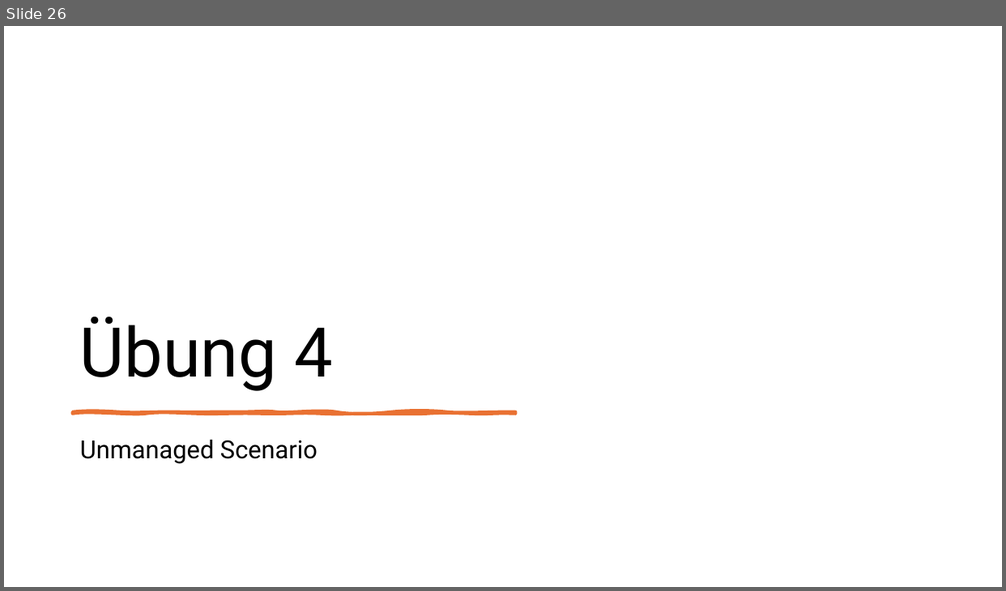
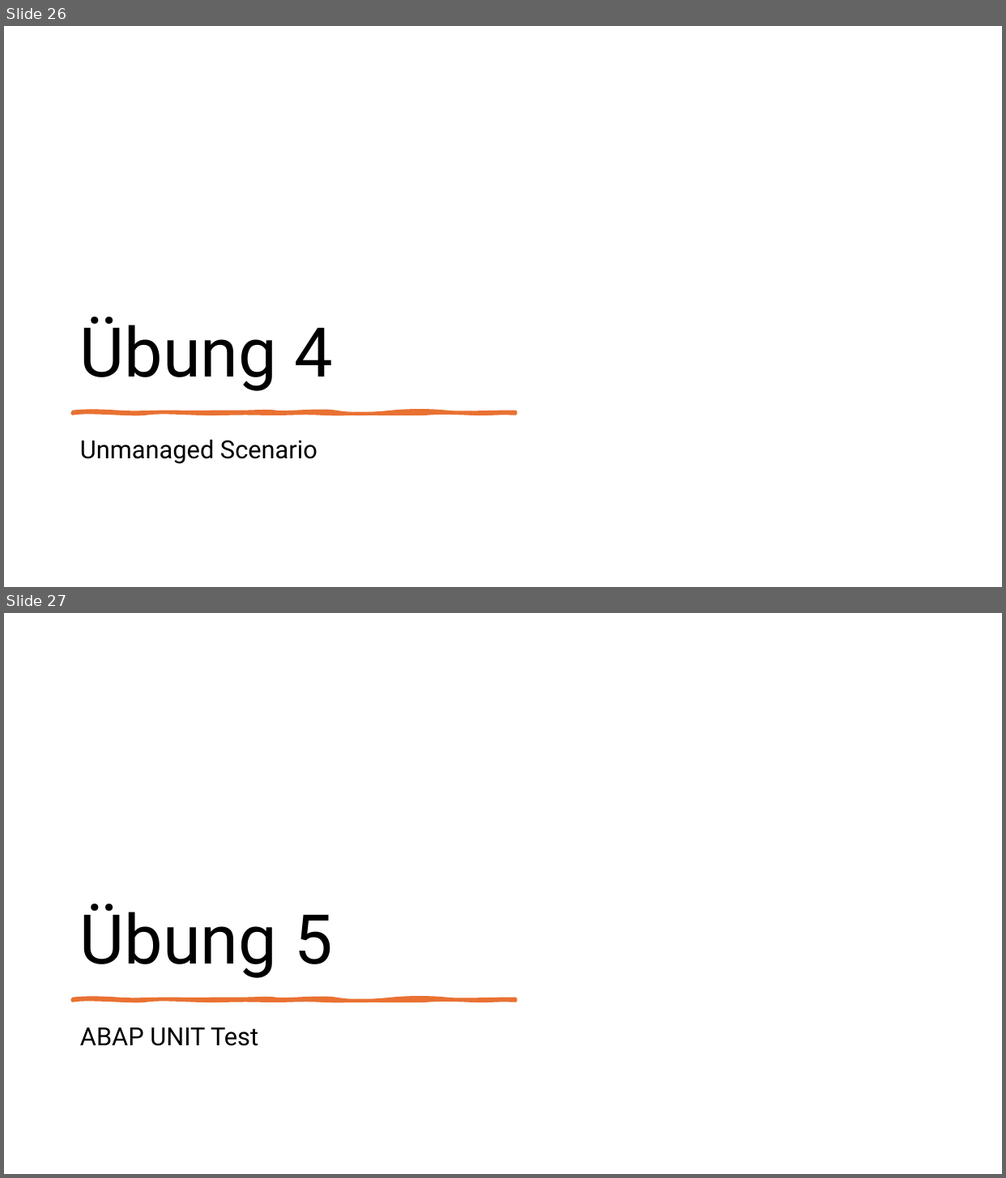
Before and after one commit to DevelopmentBvise/Schulung, a slide deck: RAP Presentationen/ABAP RESTful Application Programming Model_DE.pptx. Shown one above the other, each under a label of ours: slide 26 before the commit, slides 26 and 27 after it. The pictures are 1006x591 and 1006x1178 pixels, drawn with LibreOffice and Linux fonts; fonts in the diff are those of the drawing. Boxes give left, top, right and bottom in pixels: in the first picture for what was removed or moved away, otherwise in the second. Text is boxed around its words. In the diff, an @@ line names an element or a change of style, - is before the commit and + after.

```diff
--- a/RAP Presentationen/ABAP RESTful Application Programming Model_DE.pptx
+++ b/RAP Presentationen/ABAP RESTful Application Programming Model_DE.pptx
@@ slide 27 added at (4,613,1002,1174), background #FFFFFF @@
@@ title added at (80,904,333,978), 66 pt, text #000000 @@
+Übung 5
@@ freeform shape added at (73,999,516,1001), fill #E97132, outline #E97132 3.25 pt @@
@@ text added at (80,1028,258,1046), 24 pt, text #000000 @@
+ABAP UNIT Test
```
Also in this commit, not shown: 6 other files.
